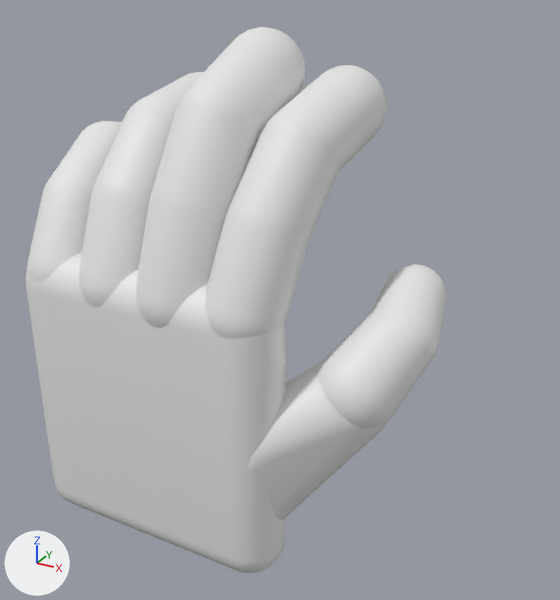
The FBX model Assets/Rigs/Player Hand.fbx, before and after one commit.
Camera for both pictures: a 50 mm camera at (0.737, -0.9, 0.703) aimed at (0.166, 0.138, 0.183). Arrows for +X, +Y and +Z are at lower left; the lights stay in place. The picture after the commit comes second.

The first picture shows 'Hand', 'Index First', 'Index Second', 'Index Tip', 'Middle First', 'Middle Second', 'Middle Tip', 'Pinky First', 'Pinky Second', 'Pinky Tip', 'Ring First', 'Ring Second', 'Ring Tip', 'Thumb First', 'Thumb Second', 'Thumb Tip'.
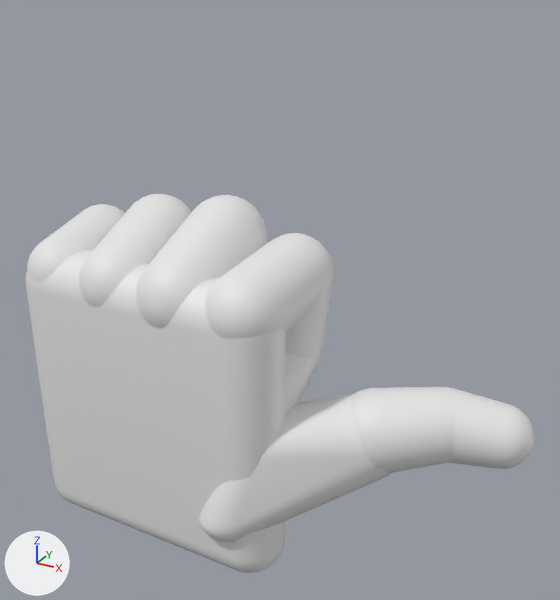
What differs and where, as boxes [x1, y1, x2, y2] in the pictures (560 x 600 px):
'Thumb First', moved, turned
    before: [247, 361, 389, 520]
    after: [198, 394, 391, 542]
'Thumb Second', moved, turned
    before: [318, 309, 431, 429]
    after: [350, 387, 455, 473]
'Index Second', moved, turned
    before: [225, 125, 339, 242]
    after: [273, 233, 334, 359]
'Index First', turned
    before: [205, 217, 308, 339]
    after: [205, 237, 329, 339]
'Middle First', turned
    before: [136, 198, 225, 328]
    after: [136, 204, 260, 328]
'Middle Second', moved, turned
    before: [149, 102, 259, 218]
    after: [194, 195, 267, 250]
'Thumb Tip', moved, turned
    before: [371, 264, 447, 361]
    after: [445, 387, 535, 469]
'Index Tip', moved, turned
    before: [263, 65, 387, 172]
    after: [285, 352, 322, 412]
'Middle Tip', moved, turned (not visible afterwards)
    before: [176, 27, 306, 137]
'Ring First', turned
    before: [79, 189, 149, 307]
    after: [79, 201, 182, 307]
'Ring Second', moved, turned
    before: [91, 109, 172, 204]
    after: [133, 194, 192, 223]
'Pinky First', turned
    before: [27, 188, 91, 282]
    after: [27, 207, 121, 282]
'Pinky Second', moved, turned (mostly hidden afterwards)
    before: [42, 126, 115, 200]
    after: [86, 204, 125, 220]
'Ring Tip', moved, turned (not visible afterwards)
    before: [125, 72, 204, 121]
'Pinky Tip', moved, turned (not visible afterwards)
    before: [80, 121, 122, 137]

The edits, one by one:
Object 'Middle Second' (ob_middle_second) moves from (0.065, 0.044, 0.351) to (0.072, 0.123, 0.284).
Object 'Middle Second' (ob_middle_second) turns from (-28, 7, 6.4) to (-179, 1, -19) degrees about x, y and z.
Object 'Index First' (ob_index_first) turns from (-19, 13, 18) to (-78, 29, -2.3) degrees about x, y and z.
Object 'Index Second' (ob_index_second) moves from (0.193, 0.049, 0.339) to (0.198, 0.128, 0.242).
Object 'Index Second' (ob_index_second) turns from (-32, 19, 16) to (171, -0.8, -34) degrees about x, y and z.
Object 'Thumb First' (ob_thumb_first) moves from (0.188, 0.001, -0.029) to (0.189, 0.002, -0.031).
Object 'Thumb First' (ob_thumb_first) turns from (11, 36, 43) to (-11, 61, 20) degrees about x, y and z.
Object 'Ring First' (ob_ring_first) turns from (-21, 12, 34) to (-63, 30, 16) degrees about x, y and z.
Object 'Pinky First' (ob_pinky_first) turns from (-31, 11, 30) to (-78, 25, 9.6) degrees about x, y and z.
Object 'Thumb Second' (ob_thumb_second) moves from (0.334, 0.08, 0.091) to (0.364, 0.101, 0.011).
Object 'Thumb Second' (ob_thumb_second) turns from (-40, 35, 5.1) to (-79, 51, -53) degrees about x, y and z.
Object 'Index Tip' (ob_index_tip) moves from (0.209, 0.125, 0.444) to (0.188, 0.111, 0.113).
Object 'Index Tip' (ob_index_tip) turns from (-66, 29, 3.4) to (137, -16, -27) degrees about x, y and z.
Object 'Middle Tip' (ob_middle_tip) moves from (0.073, 0.111, 0.472) to (0.071, 0.127, 0.146).
Object 'Middle Tip' (ob_middle_tip) turns from (-61, 12, 1.1) to (139, -8.3, -15) degrees about x, y and z.
Object 'Pinky Tip' (ob_pinky_tip) moves from (-0.206, 0.169, 0.381) to (-0.183, 0.178, 0.137).
Object 'Pinky Tip' (ob_pinky_tip) turns from (-104, 22, -3.2) to (117, -31, -9.2) degrees about x, y and z.
Object 'Thumb Tip' (ob_thumb_tip) moves from (0.375, 0.154, 0.16) to (0.459, 0.152, 0.024).
Object 'Thumb Tip' (ob_thumb_tip) turns from (-61, 20, 18) to (-99, 53, -82) degrees about x, y and z.
Object 'Middle First' (ob_middle_first) turns from (-18, 4.1, 5.4) to (-61, 11, 0) degrees about x, y and z.
Object 'Ring Tip' (ob_ring_tip) moves from (-0.069, 0.148, 0.433) to (-0.06, 0.17, 0.147).
Object 'Ring Tip' (ob_ring_tip) turns from (-78, 38, 8.8) to (129, -35, -23) degrees about x, y and z.
Object 'Pinky Second' (ob_pinky_second) moves from (-0.194, 0.066, 0.319) to (-0.189, 0.119, 0.241).
Object 'Pinky Second' (ob_pinky_second) turns from (-58, 19, 18) to (-151, 8.5, -21) degrees about x, y and z.
Object 'Ring Second' (ob_ring_second) moves from (-0.065, 0.055, 0.34) to (-0.064, 0.123, 0.271).
Object 'Ring Second' (ob_ring_second) turns from (-38, 25, 31) to (-163, 12, -37) degrees about x, y and z.
